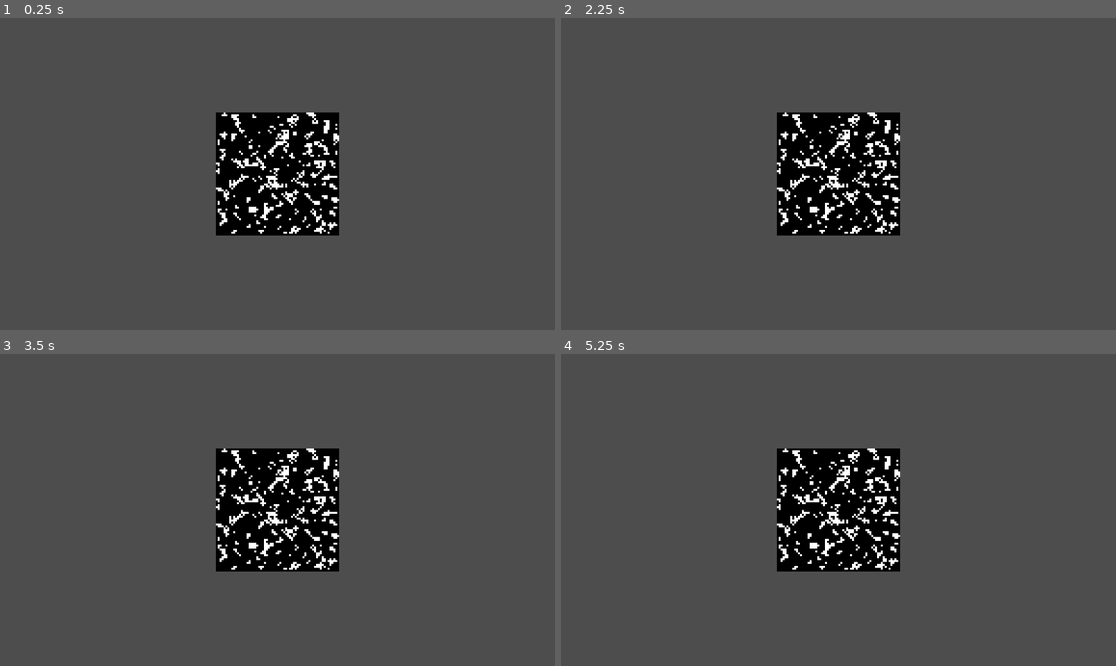
Above: before the commit, frames 1-4 (two rows, left to right).
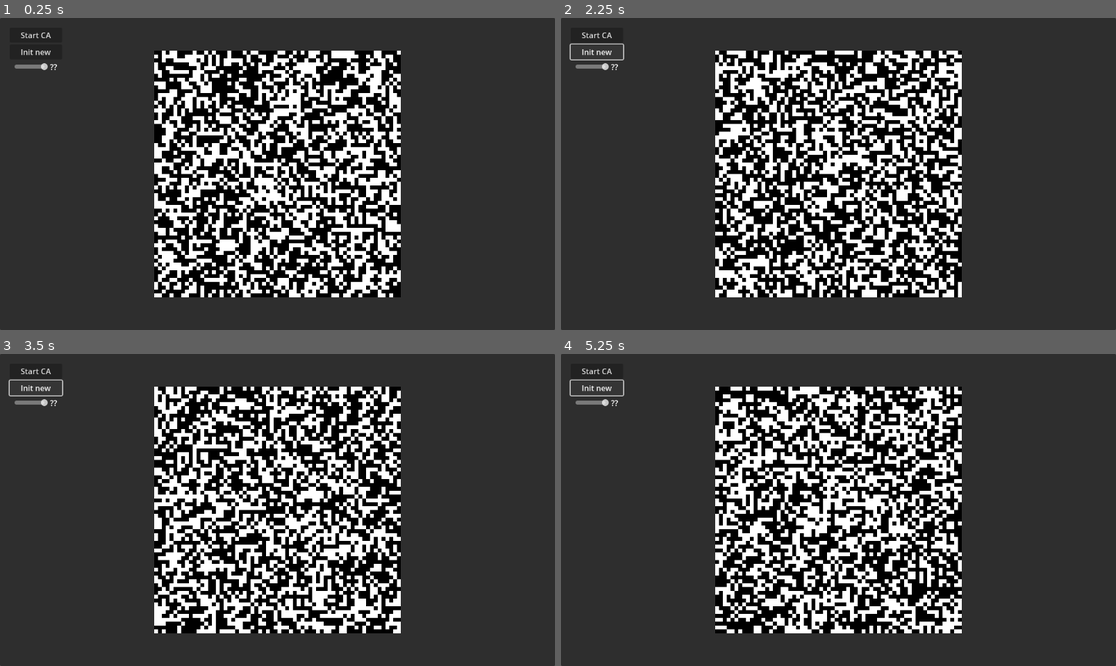
Above: after the commit, the same moments.

Repository: Crystonix/CaveGen-GDScript
Game: Godot game, scene res://Scenes/Main/main.tscn
Two runs of this game, one before a commit and one after it. Both use one fixed random seed, a clock stepped at 60 frames per second and the inputs below.
Inputs (mouse positions are in pixels of both pictures, inside the frame that each line leads up to):
- Up to frame 1 (0.25 s): no input
- Up to frame 2 (2.25 s): click (594, 33) at 0.5 s, where only the run after the commit has a clickable "Start CA"; click (594, 33) at 1.25 s, where only the run after the commit has a clickable "Start CA"; click (594, 52) at 2 s, where only the run after the commit has a clickable "Init new"
- Up to frame 3 (3.5 s): click (33, 388) at 2.75 s, where only the run after the commit has a clickable "Init new"
- Up to frame 4 (5.25 s): click (594, 369) at 3.5 s, where only the run after the commit has a clickable "Start CA"; click (594, 388) at 4.25 s, where only the run after the commit has a clickable "Init new"; tap Enter at 5 s

The runs differ from the first frame. In frame 1, 95% of the frame differs, in the area x 0-100%, y 0-100%; in frame 2, 95%; in frame 3, 95%; in frame 4, 95%.

Commit message:
fixed the update
used a timer for slight delay
and added ui to controll the speed

Diff:
--- a/Scenes/Main/main.gd
+++ b/Scenes/Main/main.gd
@@ -9,13 +9,15 @@
 @export_range(0,1,0.05) var init_threshold:float = 0
 
 @export_category("CA")
-@export var Iterations:int = 1
+@export_range(0,50,1) var Iterations:int = 0
+@export_range(0.1,0.5,0.1) var animation:float = 0.1
+
+var voxel_data:Array = []
 
 func _ready():
-	var voxel_data:Array = generate_initial_voxel_data(GRID_SIZE)
+	voxel_data = generate_initial_voxel_data(GRID_SIZE)
 	update_texture(voxel_data)
-	cam.offset = Vector2(GRID_SIZE.x/2, GRID_SIZE.y/2)
-	apply_ca_rules(Iterations, voxel_data)
+
 
 func generate_initial_voxel_data(grid:Vector2) -> Array:
 	var voxel_data:Array = []
@@ -41,10 +43,10 @@
 			image.set_pixel(x, y, Color(color_value / 255.0, color_value / 255.0, color_value / 255.0))
 	return ImageTexture.create_from_image(image)
 
-func apply_ca_rules(iterations:int, data:Array):
+func apply_ca_rules(iterations:int, data:Array) -> Array:
 	if iterations <= 0:
-		update_texture(data)
 		print("finished iterating")
+		return data
 	else:
 		var updated_grid:Array
 		for x in range(GRID_SIZE.x):
@@ -55,12 +57,14 @@
 				if data[x][y][0] > 0:
 					updated_grid[x][y].append(0 if neighbour_count < 4 else 255)
 				else:
-					updated_grid[x][y].append(0)
-		print("grid iterated")
-		return apply_ca_rules(iterations-1,updated_grid)
+					updated_grid[x][y].append(255 if neighbour_count > 4 else 0)
+		update_texture(updated_grid)
+		await get_tree().create_timer(animation).timeout
+		print("grid update")
+		return await apply_ca_rules(iterations-1,updated_grid)
 
-func update_texture(voxel_data:Array):
-	texture_rect.texture = create_texture_from_voxel_data(voxel_data)
+func update_texture(p_data:Array):
+	texture_rect.set_texture(create_texture_from_voxel_data(p_data))
 
 func count_neighbours(grid:Array,x:int,y:int) -> int:
 	var count:int = 0
@@ -81,3 +85,18 @@
 	var size = image.get_size()
 	var pixel:Color = image.get_pixelv(Vector2(uv) * Vector2(size))
 	return (pixel.r > 0.5)
+
+
+func _on_start_button_pressed():
+	voxel_data = await apply_ca_rules(Iterations, voxel_data)
+	update_texture(voxel_data)
+
+
+func _on_init_new_button_pressed():
+	voxel_data = generate_initial_voxel_data(GRID_SIZE)
+	update_texture(voxel_data)
+
+
+func _on_animation_h_slider_value_changed(value):
+	animation = value
+	$CanvasLayer/UI/MarginContainer/VBoxContainer/MarginContainer/HBoxContainer/Number.set_text(str(value))
--- a/Scenes/Main/main.tscn
+++ b/Scenes/Main/main.tscn
@@ -1,24 +1,104 @@
-[gd_scene load_steps=2 format=3 uid="uid://cr4252vfh5xma"]
+[gd_scene load_steps=3 format=3 uid="uid://cr4252vfh5xma"]
 
 [ext_resource type="Script" path="res://Scenes/Main/main.gd" id="1_mj6br"]
 
-[node name="Main" type="Node2D" node_paths=PackedStringArray("texture_rect", "cam")]
+[sub_resource type="PlaceholderTexture2D" id="PlaceholderTexture2D_8tu8x"]
+size = Vector2(512, 512)
+
+[node name="Main" type="Node2D" node_paths=PackedStringArray("texture_rect")]
 script = ExtResource("1_mj6br")
-texture_rect = NodePath("UI/Panel/TextureRect")
-cam = NodePath("UI/Panel/TextureRect/Camera2D")
+texture_rect = NodePath("CanvasLayer/UI/Panel/TextureRect")
 GRID_SIZE = Vector2(64, 64)
-init_threshold = 0.4
+init_threshold = 0.45
+Iterations = 4
 
-[node name="UI" type="Control" parent="."]
+[node name="Camera2D" type="Camera2D" parent="."]
+visible = false
+enabled = false
+
+[node name="CanvasLayer" type="CanvasLayer" parent="."]
+
+[node name="UI" type="Control" parent="CanvasLayer"]
 layout_mode = 3
-anchors_preset = 0
+anchors_preset = 15
+anchor_right = 1.0
+anchor_bottom = 1.0
+grow_horizontal = 2
+grow_vertical = 2
 
-[node name="Panel" type="Panel" parent="UI"]
+[node name="Panel" type="Panel" parent="CanvasLayer/UI"]
+layout_mode = 1
+anchors_preset = 15
+anchor_right = 1.0
+anchor_bottom = 1.0
+grow_horizontal = 2
+grow_vertical = 2
+
+[node name="TextureRect" type="TextureRect" parent="CanvasLayer/UI/Panel"]
+texture_filter = 1
+custom_minimum_size = Vector2(512, 512)
+layout_mode = 1
+anchors_preset = 13
+anchor_left = 0.5
+anchor_right = 0.5
+anchor_bottom = 1.0
+offset_left = -256.0
+offset_right = 256.0
+grow_horizontal = 2
+grow_vertical = 2
+texture = SubResource("PlaceholderTexture2D_8tu8x")
+stretch_mode = 5
+
+[node name="MarginContainer" type="MarginContainer" parent="CanvasLayer/UI"]
 layout_mode = 0
+offset_right = 71.0
+offset_bottom = 31.0
+theme_override_constants/margin_left = 20
+theme_override_constants/margin_top = 20
+theme_override_constants/margin_right = 20
+theme_override_constants/margin_bottom = 20
 
-[node name="TextureRect" type="TextureRect" parent="UI/Panel"]
-texture_filter = 1
-layout_mode = 0
+[node name="VBoxContainer" type="VBoxContainer" parent="CanvasLayer/UI/MarginContainer"]
+layout_mode = 2
 
-[node name="Camera2D" type="Camera2D" parent="UI/Panel/TextureRect"]
-zoom = Vector2(4, 4)
+[node name="StartButton" type="Button" parent="CanvasLayer/UI/MarginContainer/VBoxContainer"]
+layout_mode = 2
+text = "Start CA"
+
+[node name="InitNewButton" type="Button" parent="CanvasLayer/UI/MarginContainer/VBoxContainer"]
+layout_mode = 2
+text = "Init new"
+
+[node name="MarginContainer" type="MarginContainer" parent="CanvasLayer/UI/MarginContainer/VBoxContainer"]
+layout_mode = 2
+size_flags_horizontal = 4
+size_flags_vertical = 4
+theme_override_constants/margin_left = 10
+theme_override_constants/margin_top = 0
+theme_override_constants/margin_right = 10
+
+[node name="HBoxContainer" type="HBoxContainer" parent="CanvasLayer/UI/MarginContainer/VBoxContainer/MarginContainer"]
+layout_mode = 2
+size_flags_vertical = 3
+alignment = 1
+
+[node name="AnimationHSlider" type="HSlider" parent="CanvasLayer/UI/MarginContainer/VBoxContainer/MarginContainer/HBoxContainer"]
+custom_minimum_size = Vector2(70, 5)
+layout_mode = 2
+size_flags_horizontal = 4
+size_flags_vertical = 4
+min_value = 0.1
+max_value = 0.5
+step = 0.1
+value = 0.5
+ticks_on_borders = true
+
+[node name="Number" type="Label" parent="CanvasLayer/UI/MarginContainer/VBoxContainer/MarginContainer/HBoxContainer"]
+layout_mode = 2
+text = "??"
+horizontal_alignment = 1
+vertical_alignment = 1
+
+[connection signal="pressed" from="CanvasLayer/UI/MarginContainer/VBoxContainer/StartButton" to="." method="_on_start_button_pressed"]
+[connection signal="pressed" from="CanvasLayer/UI/MarginContainer/VBoxContainer/InitNewButton" to="." method="_on_init_new_button_pressed"]
+[connection signal="value_changed" from="CanvasLayer/UI/MarginContainer/VBoxContainer/MarginContainer/HBoxContainer/AnimationHSlider" to="." method="_on_animation_h_slider_value_changed"]
Not shown, changed: README.md
